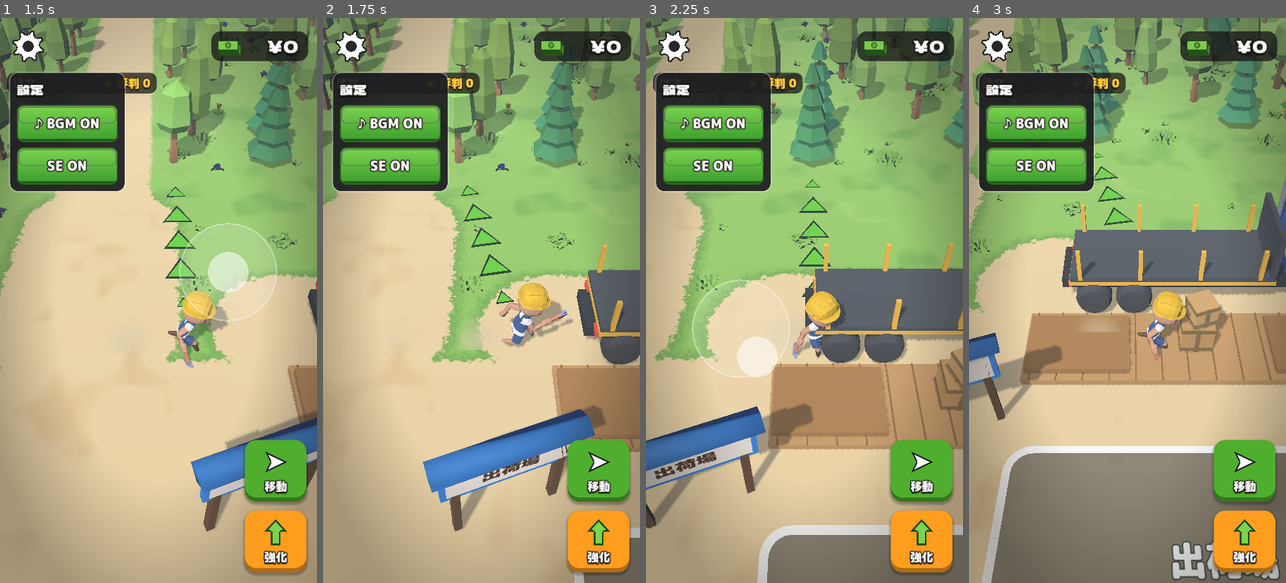
Above: before the commit, frames 1-4 (left to right).
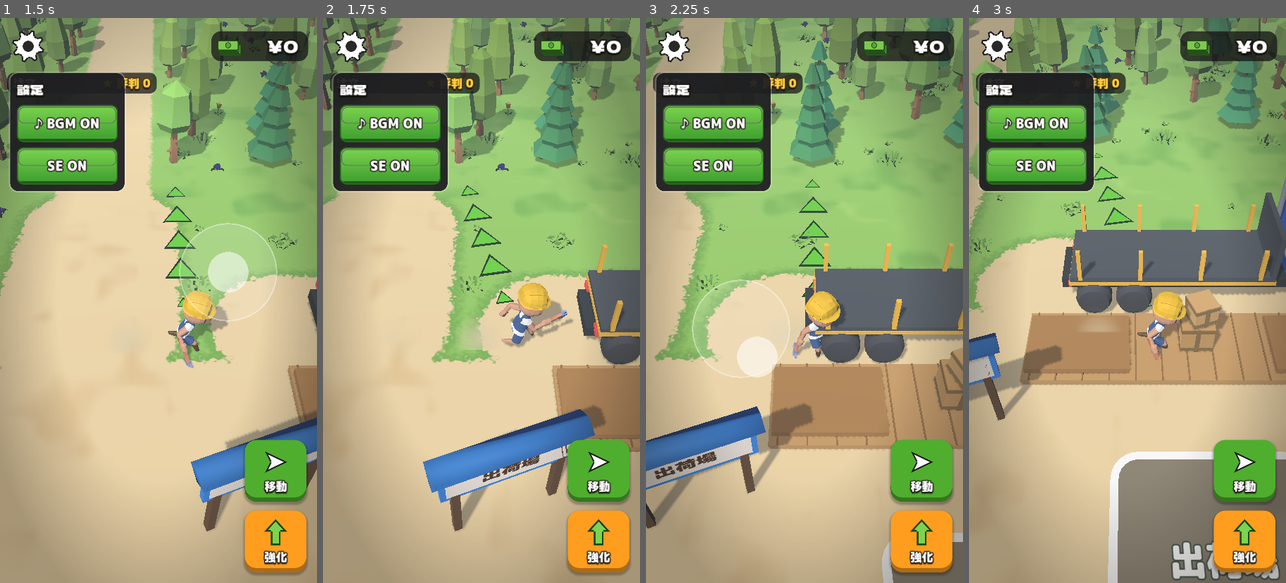
Above: after the commit, the same moments.

Repository: seoooma/tree-miner
Game: Godot game, scene res://scenes/main.tscn
Same seed, same stepped clock (60 frames per second), same inputs: the game is played once before the commit and once after it.
Inputs (mouse positions are in pixels of both pictures, inside the frame that each line leads up to):
- Up to frame 1 (1.5 s): click (28, 46) at 0.52 s; tap Enter at 1.25 s; move the mouse to (228, 272) at 1.27 s; hold D from 1.28 s (still down); tap E at 1.35 s; click (228, 272) at 1.42 s
- Up to frame 2 (1.75 s): keep holding D
- Up to frame 3 (2.25 s): release D at 2 s; drag from (741, 328) to (788, 413) at 2.02 s
- Up to frame 4 (3 s): move the mouse to (1159, 176) at 2.77 s; hold D from 2.78 s (still down); tap E at 2.85 s

Frame 1 is identical in both runs. In frame 2, 0.7% of the frame differs, in the area x 78-100%, y 90-100%; in frame 3, 4.2%; in frame 4, 10%, in the area x 4-100%, y 75-100%.

Commit message:
出荷場の枠を製材所の枠と同じ大きさにする
Co-Authored-By: Claude Opus 5.5 <noreply@anthropic.com>
Claude-Session: https://claude.ai/code/session_01PjCfv82Vd7ypJkRFyzwNN7

Diff:
--- a/scripts/world/ship_dock.gd
+++ b/scripts/world/ship_dock.gd
@@ -8,9 +8,9 @@
 ##   すぐに空のトラックが戻ってくる。戻ってきたトラックにも最初から1個ずつ積む
 ## - 強化『板のコンベア』を開放すると、製材所の出口の板がコンベアで荷台へ自動で運ばれる
 
-## 板も丸太も置ける1つの枠（荷台の前に横長に敷く）。中心は出荷場の原点からのずれ、大きさは幅×奥行き
+## 板も丸太も置ける1つの枠（荷台の前の真ん中。大きさは製材所の枠と同じ）。中心は出荷場の原点からのずれ、大きさは幅×奥行き
 const PAD_OFFSET := Vector3(1.6, 0, 0.1)
-const PAD_SIZE := Vector2(6.6, 3.4)
+const PAD_SIZE := Vector2(3.2, 3.2)
 const SELL_ID := "dock"
 const BELT_ID := "plank_belt"
 ## 荷台（板敷きの床と板・丸太の山）の奥行き。製材所の作業列と同じにして、板のコンベアをまっすぐ平行に通す
--- a/tests/smoke_test.gd
+++ b/tests/smoke_test.gd
@@ -90,7 +90,7 @@
 	_check(player.stack.count("plank") > 0, "出口で板を受け取れる (%d枚)" % player.stack.count("plank"))
 	var money_before := GameState.money
 	var planks_held := player.stack.count("plank")
-	await _walk_to(main.DOCK_POS, 0.5)
+	await _walk_to(main.dock.pad_position(), 0.5)
 	await _wait(1.0)
 	_check(player.stack.count("plank") == 0 and main.dock.stock.size() > 0, "出荷場に板を置ける (%d枚)" % main.dock.stock.size())
 	_check(main.dock.stock.size() < planks_held or GameState.money == money_before, "板はその場では全部売れず、荷台に残る")
@@ -389,7 +389,7 @@
 	while main.dock.stock.size() < MANY:
 		main.dock.stock.append("pine")
 	player.stack.add({"kind": "plank", "tree": "pine"})
-	player.global_position = main.DOCK_POS
+	player.global_position = main.dock.pad_position()
 	await _wait(0.3)
 	_check(player.stack.count("plank") == 0, "出荷場に%d枚あっても板を置ける" % MANY)
 	_empty_hands()
